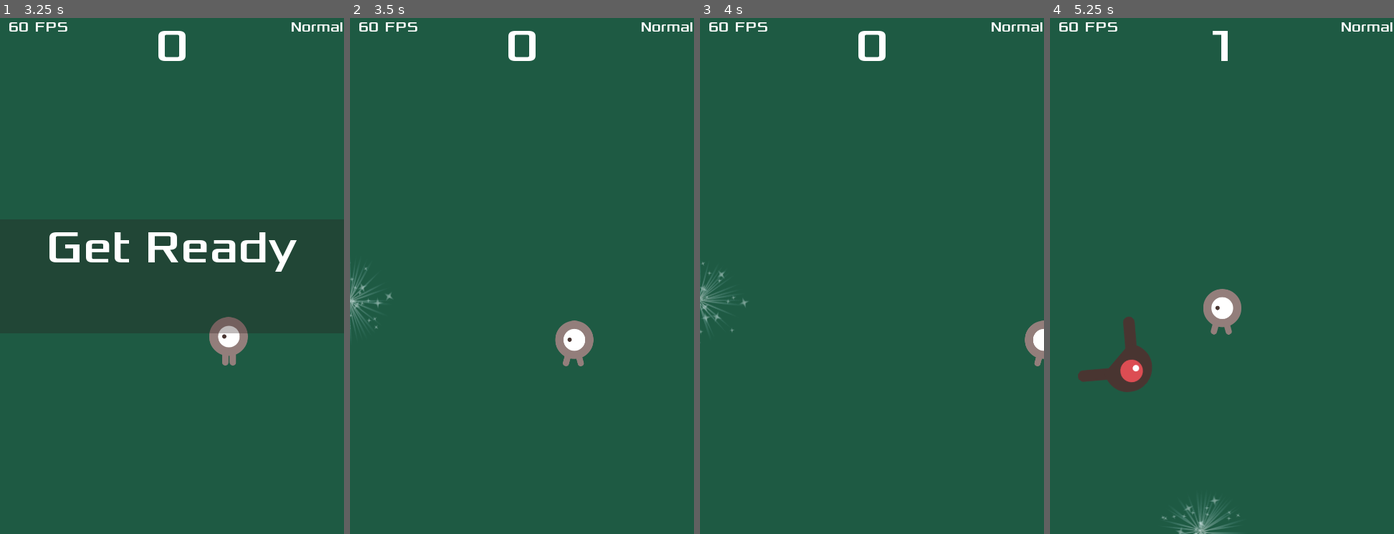
Above: before the commit, frames 1-4 (left to right).
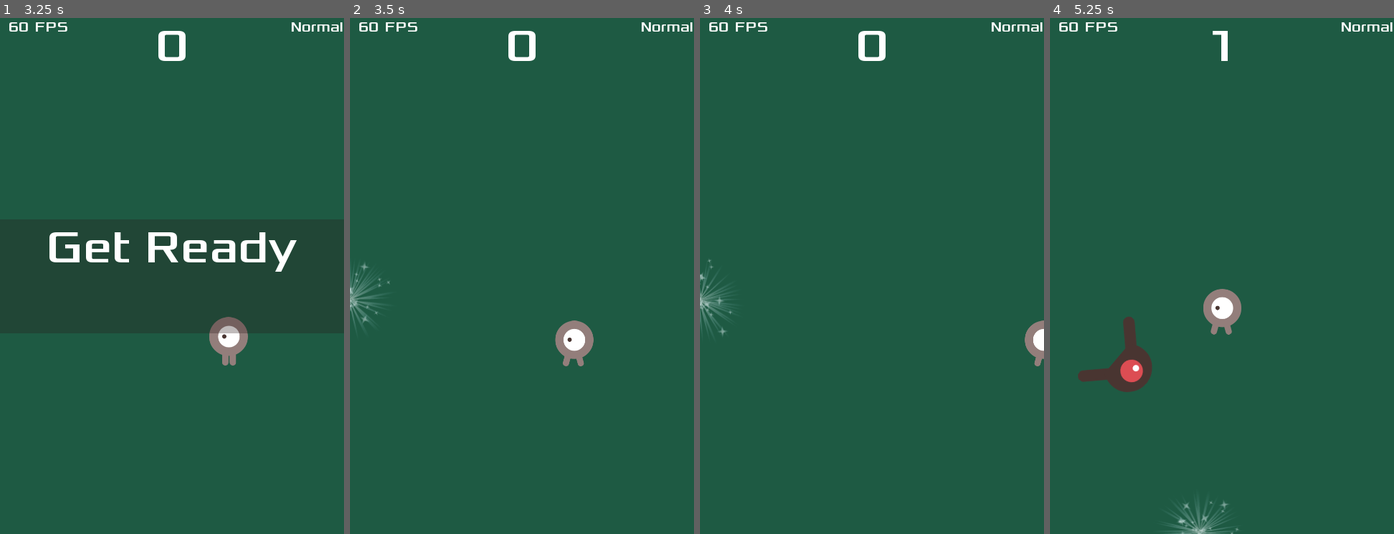
Above: after the commit, the same moments.

Repository: fboulay/godot-engine-first-game
Game: Godot game, scene res://scenes/Main.tscn
Same seed, same stepped clock (60 frames per second), same inputs: the game is played once before the commit and once after it. Sound files missing from this copy of the repository are replaced by a short silence.
Inputs (mouse positions are in pixels of both pictures, inside the frame that each line leads up to):
- Up to frame 1 (3.25 s): click (309, 28) at 0.5 s; click "Start" at 1.25 s; move the mouse to (247, 250) at 2.02 s; hold Right (ui_right) 2.03-2.75 s; click (247, 250) at 2.17 s; drag from (103, 301) to (154, 379) at 2.77 s
- Up to frame 2 (3.5 s): no input
- Up to frame 3 (4 s): move the mouse to (906, 162) at 3.52 s; hold Right (ui_right) from 3.53 s (still down)
- Up to frame 4 (5.25 s): release Right (ui_right) at 4.25 s; drag from (1204, 379) to (1118, 198) at 4.27 s; move the mouse to (1325, 353) at 5.02 s; hold Left (ui_left) from 5.03 s (still down)

Frame 1 is identical in both runs. In frame 2, 0.3% of the frame differs, in the area x 0-13%, y 47-61%; in frame 3, 0.3%; in frame 4, 0.4%, in the area x 32-56%, y 92-100%.

Commit message:
Disable button to change difficulty in game
* During the game it was possible to change the difficulty if the
user was clicking on the change difficulty button

Diff:
--- a/scenes/Config.gd
+++ b/scenes/Config.gd
@@ -28,8 +28,8 @@
 	},
 	Difficulty.HARDEST :{
 		LABEL: "Hardest",
-		MOB_SPAWN_RATE: 0.4,
-		MOB_SPEED_MIN : 200,
+		MOB_SPAWN_RATE: 0.3,
+		MOB_SPEED_MIN : 100,
 		MOB_SPEED_MAX : 300
 	},
 }
--- a/scenes/HUD.gd
+++ b/scenes/HUD.gd
@@ -47,3 +47,9 @@
 
 func _on_difficulty_pressed():
 	emit_signal("change_difficulty")
+
+func _on_Main_game_started():
+	$DifficultyButton.hide()
+
+func _on_Main_game_finished():
+	$DifficultyButton.show()
--- a/scenes/HUD.tscn
+++ b/scenes/HUD.tscn
@@ -3,22 +3,22 @@
 [ext_resource path="res://dodge_assets/fonts/Xolonium-Regular.ttf" type="DynamicFontData" id=1]
 [ext_resource path="res://scenes/HUD.gd" type="Script" id=2]
 
-[sub_resource type="DynamicFont" id=5]
+[sub_resource type="DynamicFont" id=1]
 size = 20
 font_data = ExtResource( 1 )
-
-[sub_resource type="DynamicFont" id=1]
-size = 64
-font_data = ExtResource( 1 )
-
-[sub_resource type="StyleBoxFlat" id=4]
-bg_color = Color( 0.156863, 0.0823529, 0.0823529, 0.290196 )
 
 [sub_resource type="DynamicFont" id=2]
 size = 64
 font_data = ExtResource( 1 )
 
-[sub_resource type="DynamicFont" id=3]
+[sub_resource type="StyleBoxFlat" id=3]
+bg_color = Color( 0.156863, 0.0823529, 0.0823529, 0.290196 )
+
+[sub_resource type="DynamicFont" id=4]
+size = 64
+font_data = ExtResource( 1 )
+
+[sub_resource type="DynamicFont" id=5]
 size = 64
 font_data = ExtResource( 1 )
 
@@ -57,14 +57,14 @@
 margin_right = 479.0
 margin_bottom = 25.0
 rect_pivot_offset = Vector2( -176, 104 )
-custom_fonts/font = SubResource( 5 )
+custom_fonts/font = SubResource( 1 )
 text = "Difficulty"
 align = 2
 __meta__ = {
 "_edit_use_anchors_": false
 }
 
-[node name="Button" type="Button" parent="."]
+[node name="DifficultyButton" type="Button" parent="."]
 margin_left = 384.0
 margin_right = 480.0
 margin_bottom = 24.0
@@ -130,6 +130,6 @@
 __meta__ = {
 "_edit_use_anchors_": false
 }
-[connection signal="pressed" from="Button" to="." method="_on_difficulty_pressed"]
+[connection signal="pressed" from="DifficultyButton" to="." method="_on_difficulty_pressed"]
 [connection signal="pressed" from="StartButton" to="." method="_on_StartButton_pressed"]
 [connection signal="timeout" from="MessageTimer" to="." method="_on_MessageTimer_timeout"]
--- a/scenes/Main.gd
+++ b/scenes/Main.gd
@@ -1,5 +1,8 @@
 extends Node
 
+
+signal game_started
+signal game_finished
 
 export (PackedScene) var Mob
 var score = 0
@@ -24,6 +27,7 @@
 	$MobAppearing.hide()
 	$DeathSound.play()
 	$MusicGame.stop()
+	emit_signal("game_finished")
 
 func new_game():
 	score = 0
@@ -34,6 +38,7 @@
 	$HUD.show_message("Get Ready")
 	$Menu.stop()
 	$MusicGame.play()
+	emit_signal("game_started")
 
 # The next mob is first shown with a hint
 func _draw_mob_hint():
--- a/scenes/Main.tscn
+++ b/scenes/Main.tscn
@@ -136,10 +136,12 @@
 [node name="MobAppearing" type="AnimatedSprite" parent="."]
 visible = false
 frames = SubResource( 2 )
-frame = 55
+frame = 32
 playing = true
 
 [node name="Config" parent="." instance=ExtResource( 9 )]
+[connection signal="game_finished" from="." to="HUD" method="_on_Main_game_finished"]
+[connection signal="game_started" from="." to="HUD" method="_on_Main_game_started"]
 [connection signal="hit" from="Player" to="." method="game_over"]
 [connection signal="timeout" from="MobTimer" to="." method="_on_MobTimer_timeout"]
 [connection signal="timeout" from="ScoreTimer" to="." method="_on_ScoreTimer_timeout"]
Not shown: 5 places in scenes/HUD.tscn that only renumber resources
Not shown, changed: docs/index.pck
